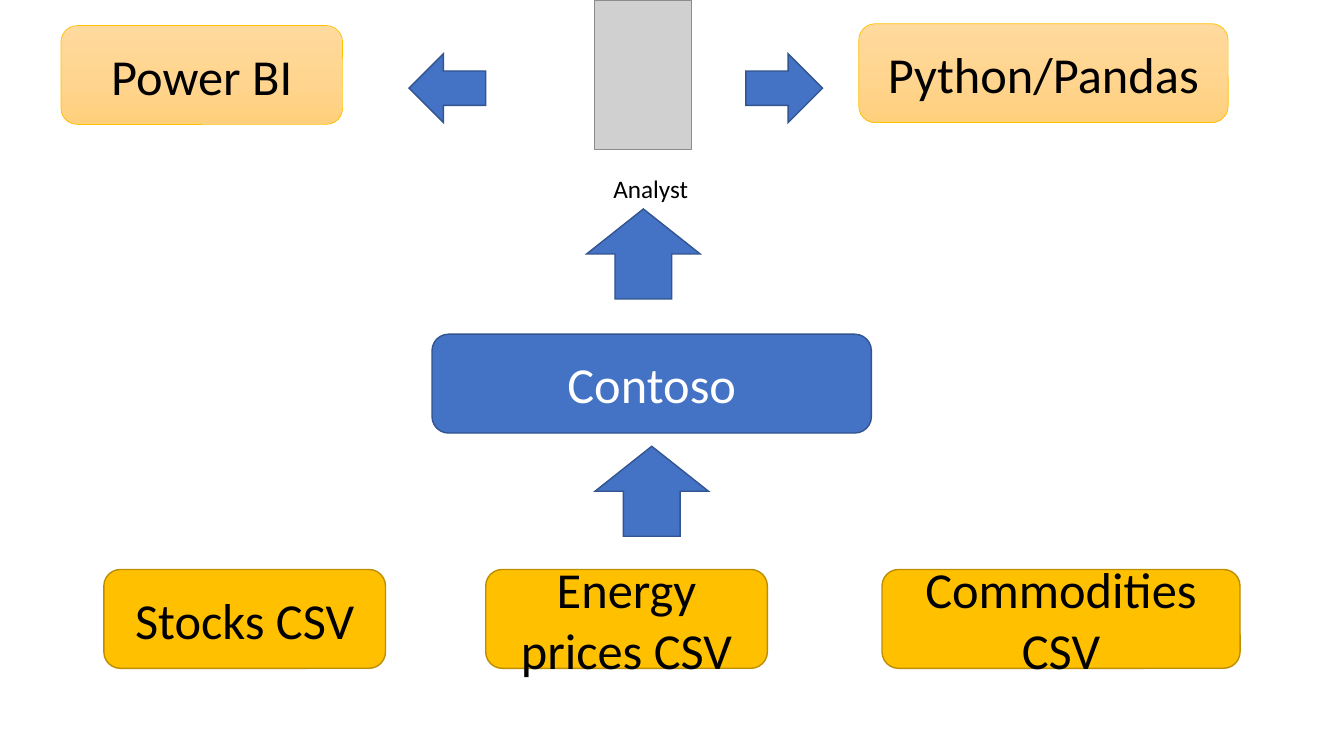
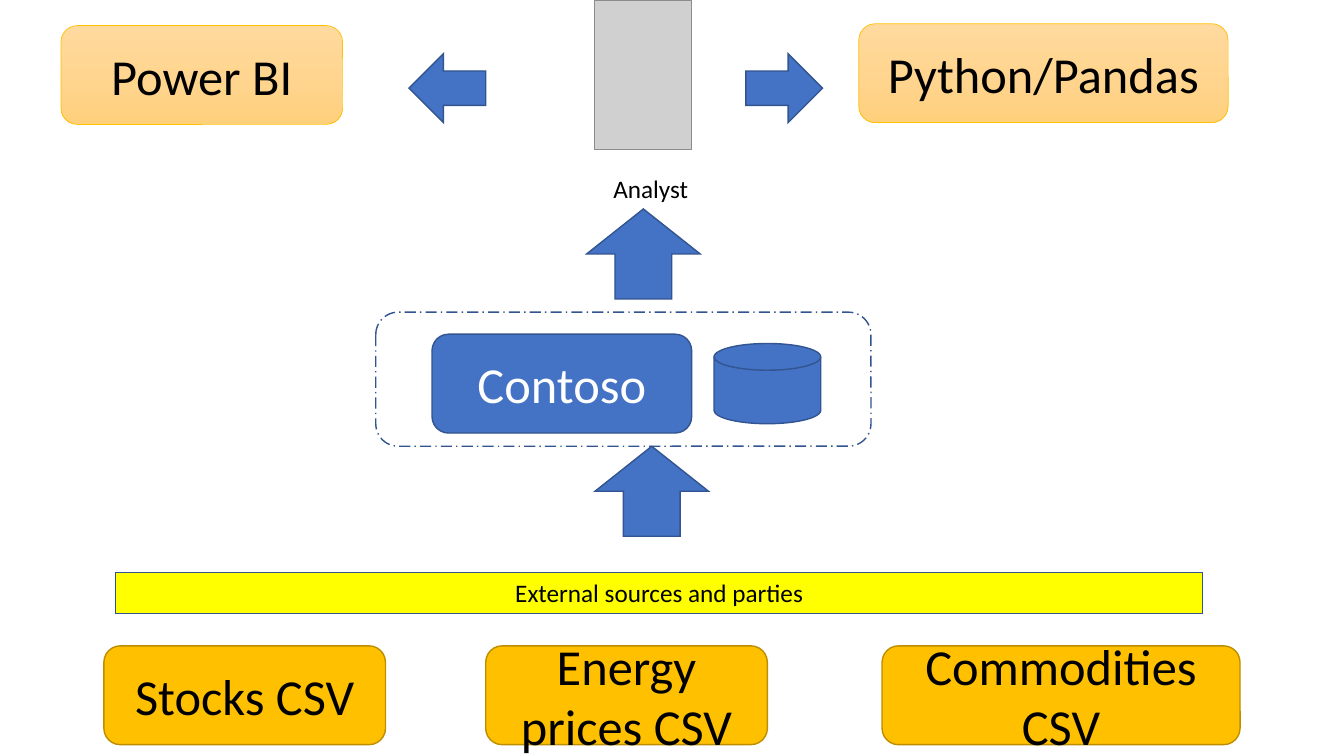
Before and after one commit to sdg002/AzureTrials, a slide deck: slide 3 of synapse-sqlviews-integrationtesting/docs/Synapse-Presentation1.pptx. Drawn at 1344x756 pixels with LibreOffice and Linux fonts; fonts in the diff are those of the drawing; grey boxes stand for pictures. Boxes give left, top, right and bottom in pixels: in the first picture for what was removed or moved away, otherwise in the second. Text is boxed around its words. In the diff, an @@ line names an element or a change of style, - is before the commit and + after.

```diff
--- a/synapse-sqlviews-integrationtesting/docs/Synapse-Presentation1.pptx
+++ b/synapse-sqlviews-integrationtesting/docs/Synapse-Presentation1.pptx
@@ rounded rectangle added at box(376, 313, 871, 447), outline #325491 1 pt dashed @@
@@ rounded rectangle "Contoso": place and size @@
-rounded rectangle "Contoso" at box(433, 335, 872, 434)
+rounded rectangle "Contoso" at box(433, 335, 693, 434)
@@ cylinder added at box(714, 344, 821, 424), fill #4472C4, outline #325491 1 pt @@
@@ rectangle added at box(116, 573, 1203, 613), fill #FFFF00, outline #325491 0.75 pt, 18 pt, text #000000 @@
+External sources and parties
@@ 3 rounded rectangles: place and size @@
-3 rounded rectangles at box(104, 570, 1240, 668)
+3 rounded rectangles at box(104, 646, 1240, 745)
```
Also in this commit, not shown: 3 other files.
